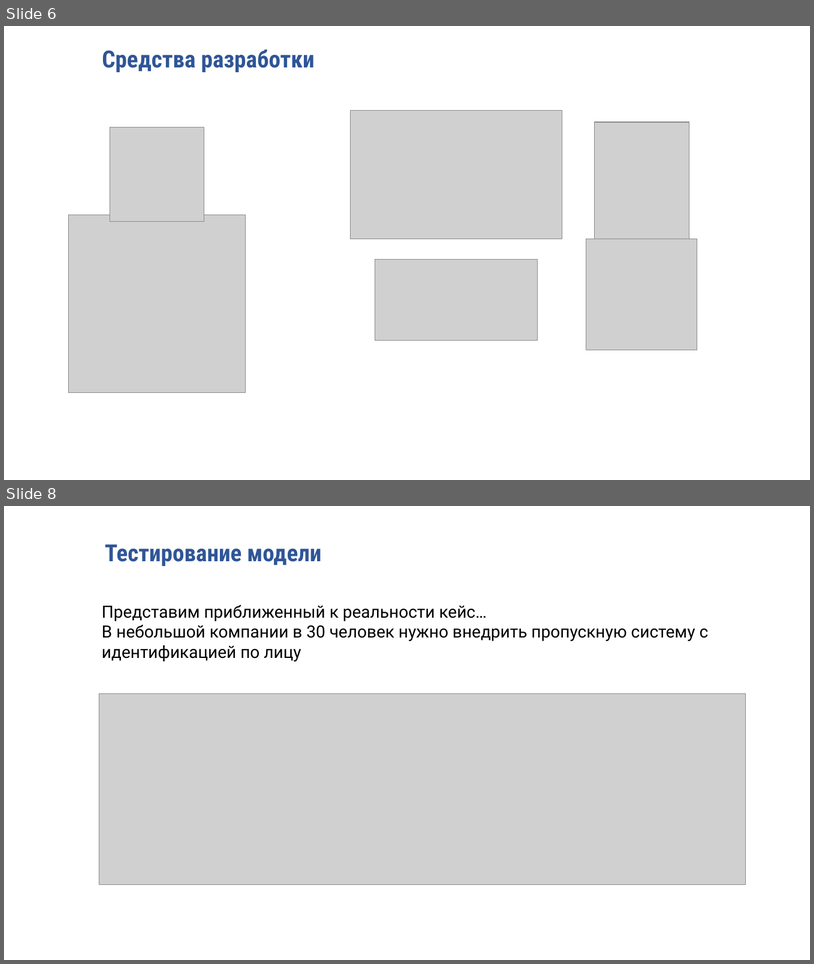
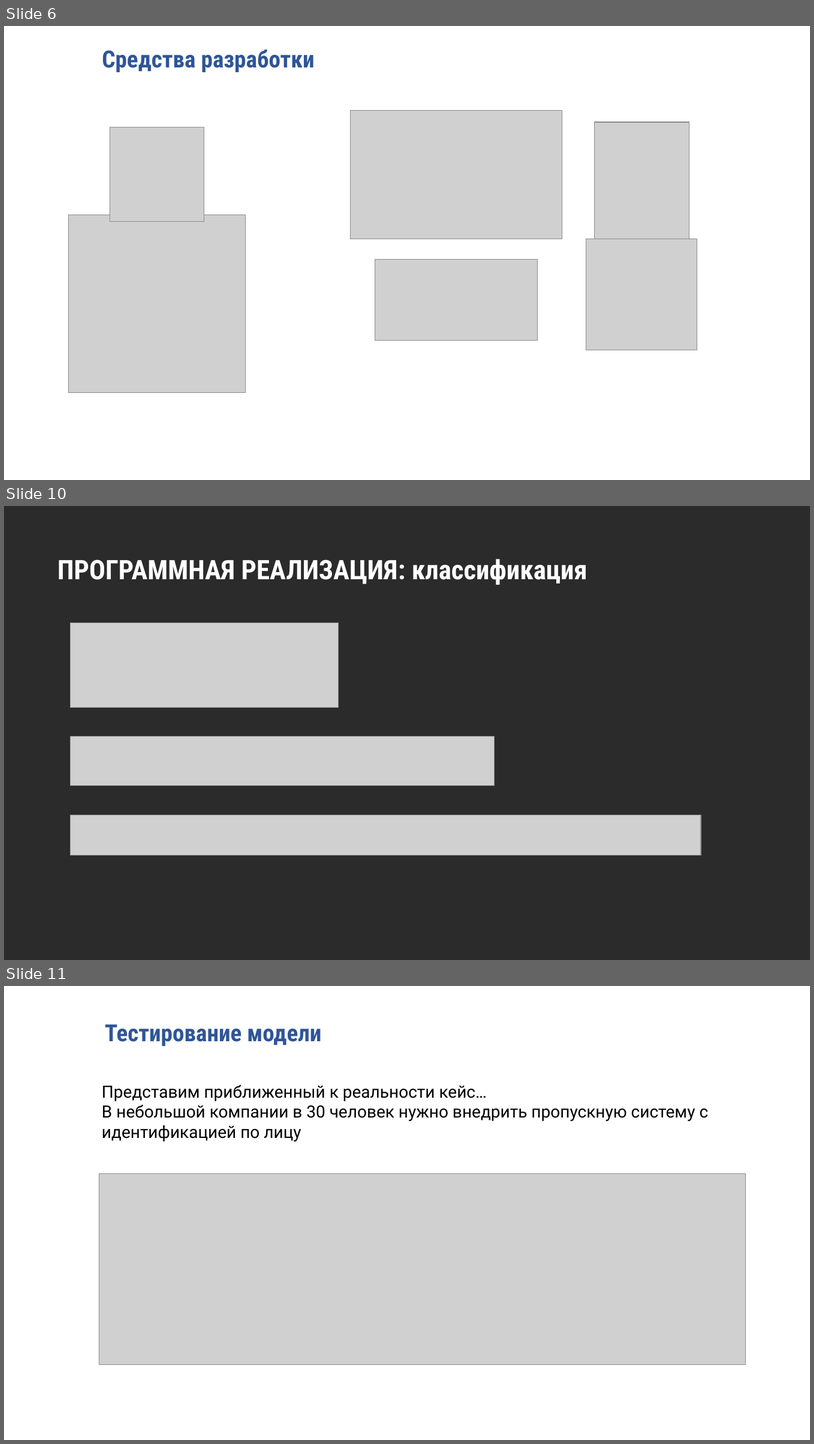
Before and after one commit to kemper0110/face-recog, a slide deck: presentation.pptx. Shown one above the other, each under a label of ours: slides 6 and 8 before the commit, slides 6, 10 and 11 after it; the slides between them are not shown. The pictures are 814x964 and 814x1444 pixels, drawn with LibreOffice and Linux fonts; fonts in the diff are those of the drawing; grey boxes stand for pictures; background and template pictures are left out; a plain dark background stands for a picture behind light text. Boxes give left, top, right and bottom in pixels: in the first picture for what was removed or moved away, otherwise in the second. Text is boxed around its words. In the diff, an @@ line names an element or a change of style, - is before the commit and + after.

```diff
--- a/presentation.pptx
+++ b/presentation.pptx
@@ slide 10 added at <box>4,506,810,960</box>, background picture (left out) @@
@@ text added at <box>57,559,588,585</box>, 32 pt, text #FFFFFF, bold @@
+ПРОГРАММНАЯ РЕАЛИЗАЦИЯ: классификация
@@ picture added at <box>71,623,339,707</box> @@
@@ picture added at <box>71,736,495,786</box> @@
@@ picture added at <box>71,814,702,855</box> @@
@@ what was slide 8 is now slide 11 @@
```
Also in this commit, not shown: 2 slides changed, 2 other slides added, 9 other files.
